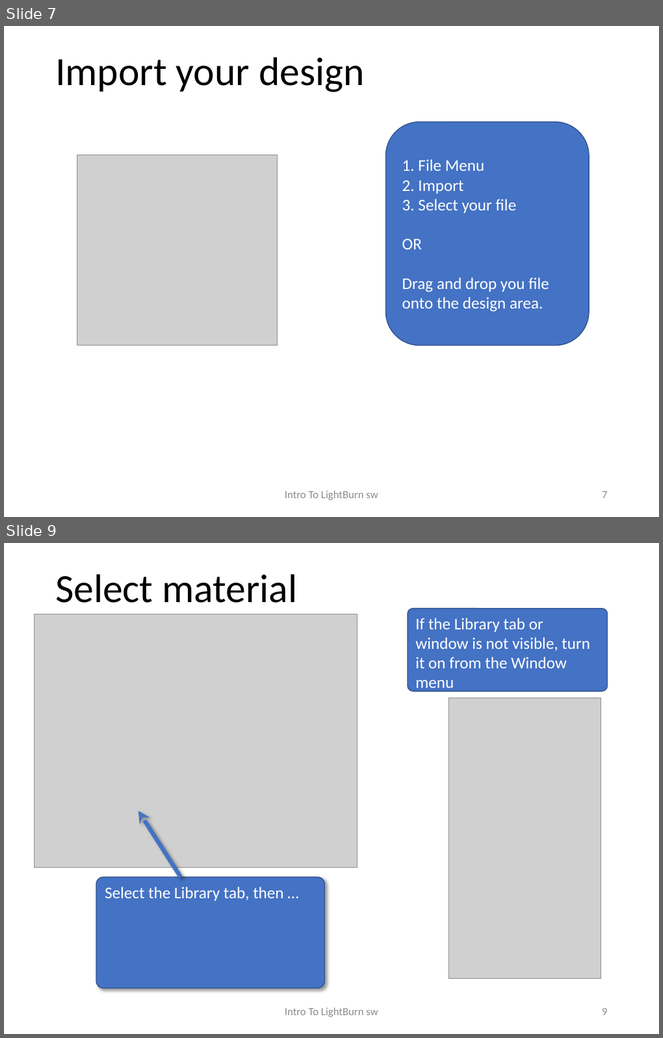
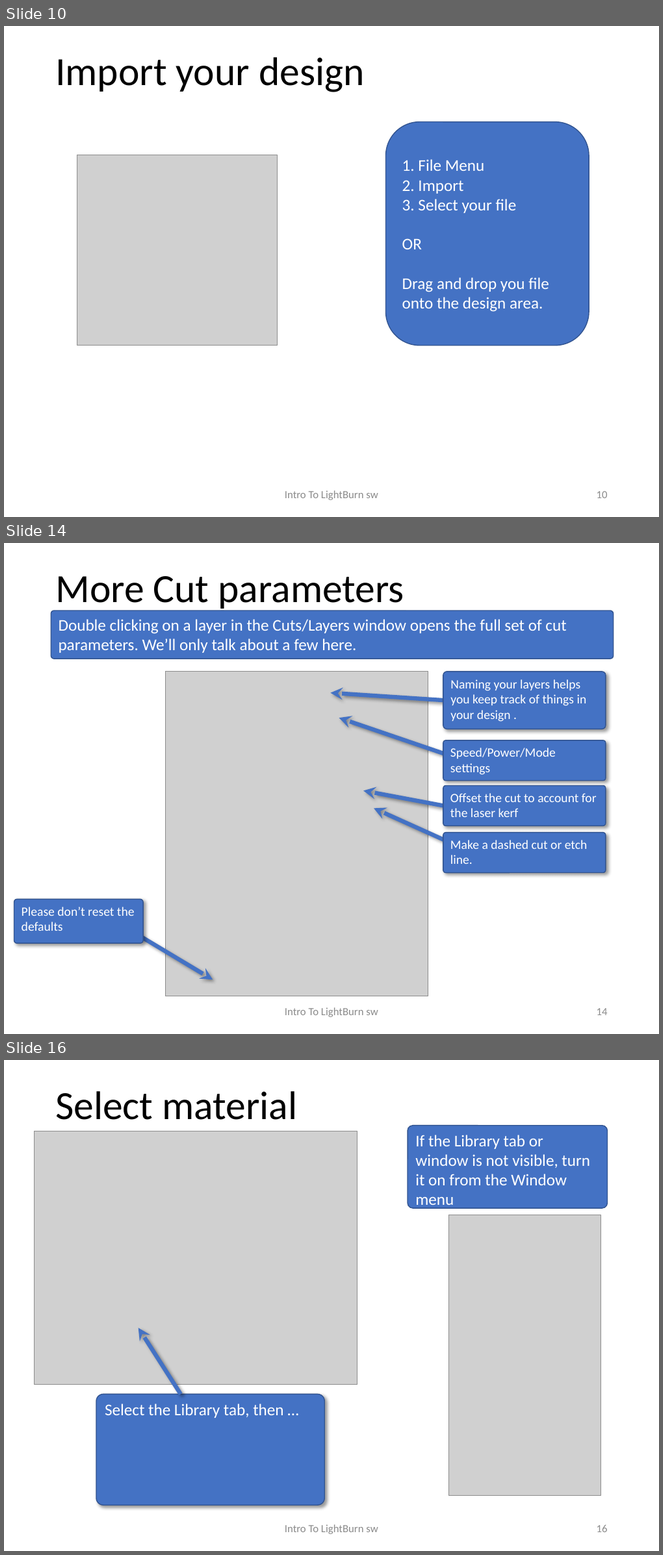
Before and after one commit to BainbridgeArtisanResourceNetwork/ETA-Documents, a slide deck: Intro to LightBurn.pptx. Shown one above the other, each under a label of ours: slides 7 and 9 before the commit, slides 10, 14 and 16 after it; the slides between them are not shown. The pictures are 663x1038 and 663x1555 pixels, drawn with LibreOffice and Linux fonts; fonts in the diff are those of the drawing; grey boxes stand for pictures. Boxes give left, top, right and bottom in pixels: in the first picture for what was removed or moved away, otherwise in the second. Text is boxed around its words. In the diff, an @@ line names an element or a change of style, - is before the commit and + after.

```diff
--- a/Intro to LightBurn.pptx
+++ b/Intro to LightBurn.pptx
@@ slide 14 added at (x1=4, y1=543, x2=659, y2=1034), background #FFFFFF @@
@@ title added at (x1=55, y1=576, x2=404, y2=612), 44 pt, text #000000 @@
+More Cut parameters
@@ rounded rectangle added at (x1=51, y1=611, x2=614, y2=659), fill #4472C4, outline #325491 1 pt, 18 pt, text #FFFFFF @@
+Double clicking on a layer in the Cuts/Layers window opens the full set of cut parameters. We’ll only talk about a few here.
@@ picture added at (x1=165, y1=672, x2=428, y2=996) @@
@@ rounded rectangle added at (x1=443, y1=672, x2=606, y2=729), fill #4472C4, outline #325491 1 pt, 14 pt, text #FFFFFF @@
+Naming your layers helps you keep track of things in your design .
@@ arrow added from (443, 700) to (330, 693), #4472C4 4.5 pt @@
@@ arrow added from (451, 757) to (339, 718), #4472C4 4.5 pt @@
@@ rounded rectangle added at (x1=443, y1=740, x2=606, y2=780), fill #4472C4, outline #325491 1 pt, 14 pt, text #FFFFFF @@
+Speed/Power/Mode settings
@@ arrow added from (443, 806) to (363, 791), #4472C4 4.5 pt @@
@@ rounded rectangle added at (x1=443, y1=786, x2=606, y2=826), fill #4472C4, outline #325491 1 pt, 14 pt, text #FFFFFF @@
+Offset the cut to account for the laser kerf
@@ arrow added from (451, 844) to (374, 808), #4472C4 4.5 pt @@
@@ rounded rectangle added at (x1=443, y1=833, x2=606, y2=873), fill #4472C4, outline #325491 1 pt, 14 pt, text #FFFFFF @@
+Make a dashed cut or etch line.
@@ rounded rectangle added at (x1=14, y1=899, x2=143, y2=943), fill #4472C4, outline #325491 1 pt, 14 pt, text #FFFFFF @@
+Please don’t reset the defaults
@@ arrow added from (137, 935) to (213, 980), #4472C4 4.5 pt @@
@@ text added at (x1=285, y1=1008, x2=378, y2=1017), 12 pt, text #8C8C8C @@
+Intro To LightBurn sw
@@ page number added at (x1=597, y1=1008, x2=608, y2=1016), 12 pt, text #8C8C8C @@
+14
@@ what was slide 7 is now slide 10 @@
@@ page number at (x1=597, y1=491, x2=608, y2=499): text changed @@
-7
+10
@@ what was slide 9 is now slide 16 @@
@@ page number at (x1=597, y1=1525, x2=608, y2=1533): text changed @@
-9
+16
```
Also in this commit, not shown: 3 slides changed, 6 other slides added, 1 slide removed, 1 other file.
